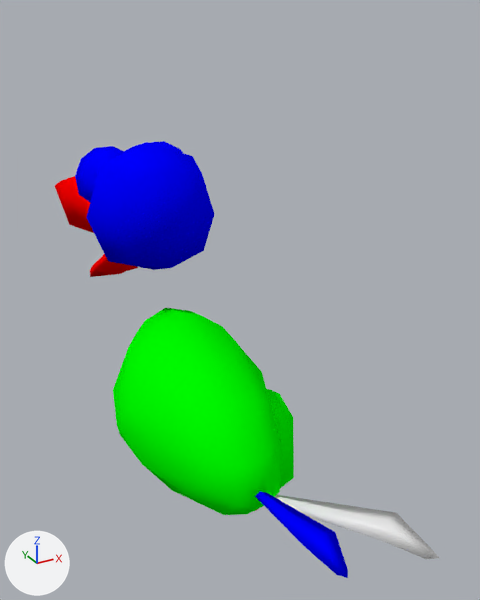
What one commit did to the Blender file datas/meshes/dodo.blend.
Before and after are seen from a camera (50 mm lens) standing at (-0.747, -1.989, 0.633) and looking at (0.16, -0.34, -0.192). The axes (+X, +Y, +Z) are drawn at lower left. The lights are the same throughout.

In view in the first picture: '0-body', '1-upper-leg', '3-head', '5-tail', '6-tail-side'.
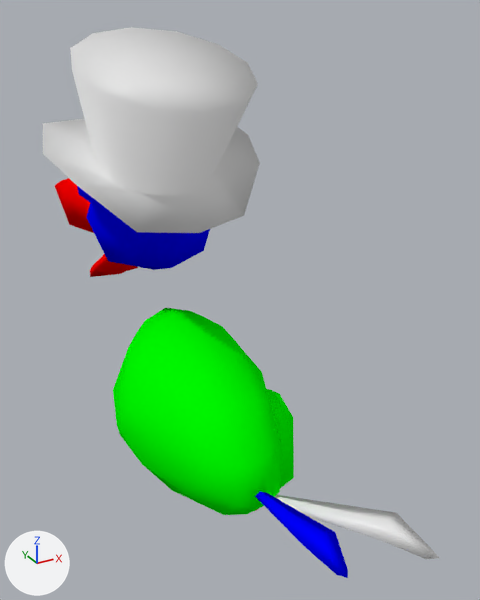
Location of each change, [x1, y1, x2, y2] in pixels of the pictures (480 x 600 px):
'8-hat', added
    after: [43, 27, 260, 233]
'3-head', unchanged, covered by the edit
    before: [55, 141, 214, 270]
    after: [55, 178, 210, 270]

The change, as a diff of the scene's bpy script:
```diff
--- a/datas/meshes/dodo.blend.py
+++ b/datas/meshes/dodo.blend.py
@@ me_circle @@
+me_circle.from_pydata(...)  # 50 vertices, 60 faces; spans x -0.329..0.329, y -0.448..0.215, z 0.065..0.58
+me_circle.polygons.foreach_set('use_smooth', [True] * 60)
@@ ob_8_hat @@
+ob_8_hat = bpy.data.objects.new('8-hat', me_circle)
+ob_8_hat.location = (0.0, 0.0, 0.0)
```
